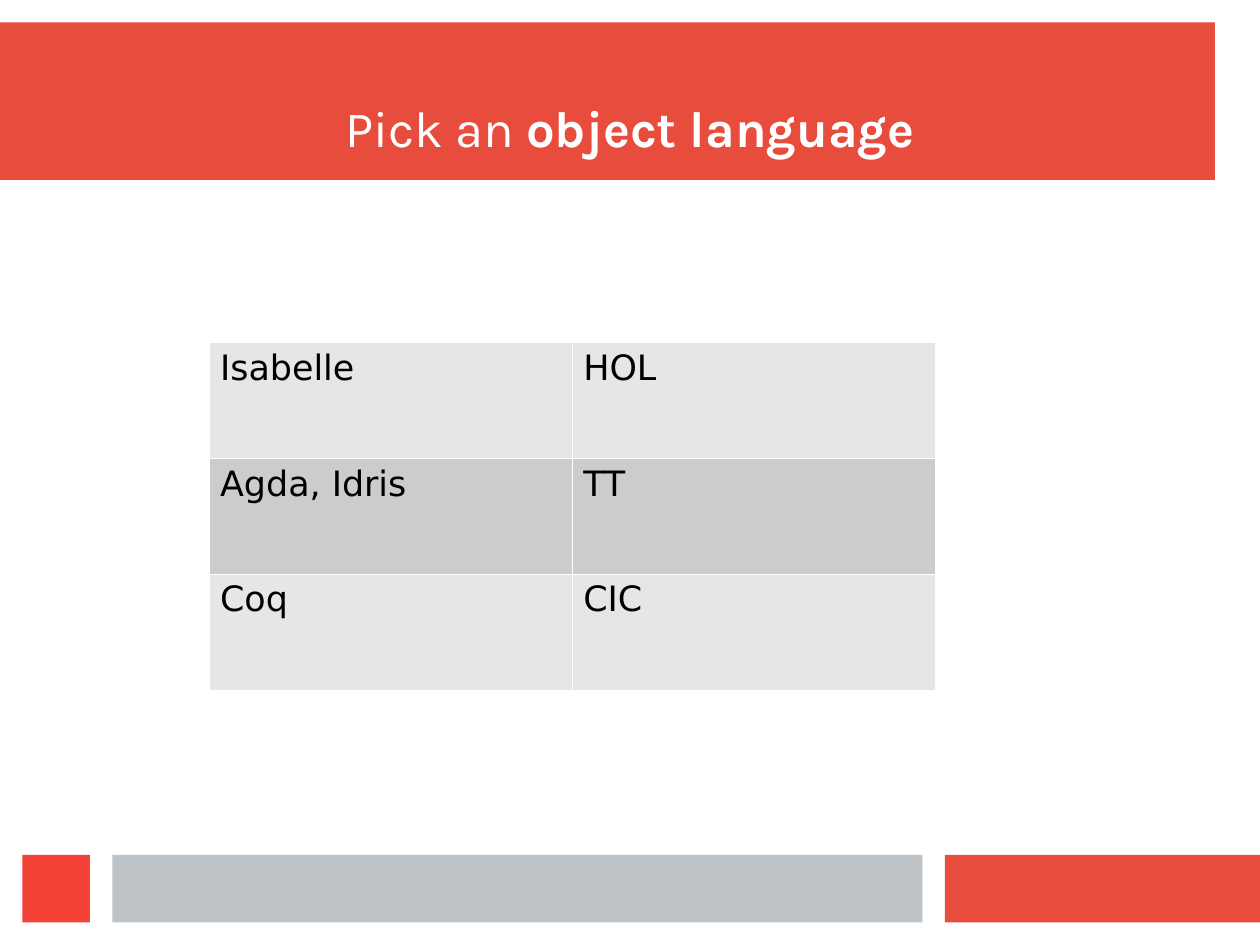
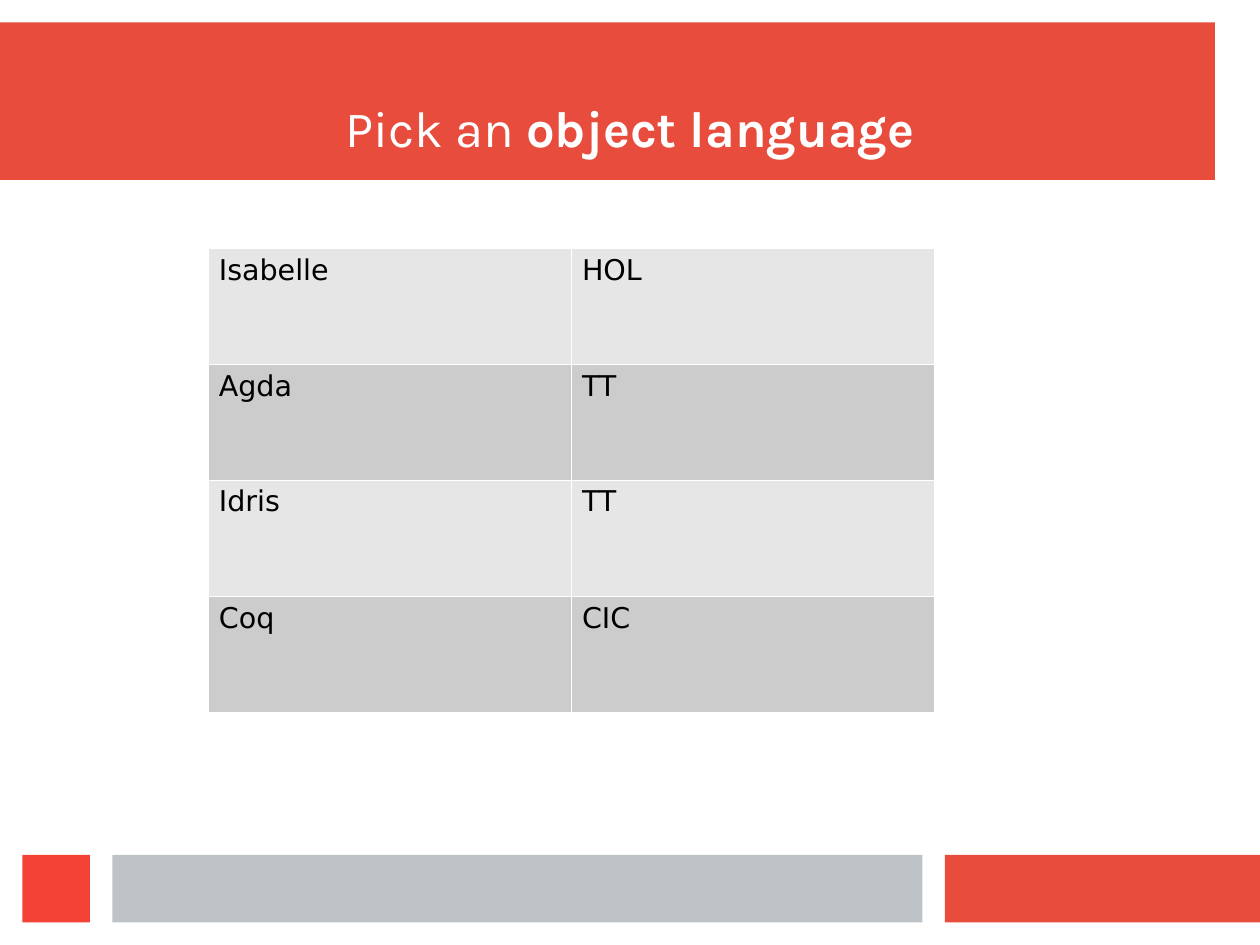
Before and after one commit to wilbowma/cur, a slide deck: slide 11 of hope-2016/slides.odp. Drawn at 1260x945 pixels with LibreOffice and Linux fonts; fonts in the diff are those of the drawing. Boxes give left, top, right and bottom in pixels: in the first picture for what was removed or moved away, otherwise in the second. Text is boxed around its words. In the diff, an @@ line names an element or a change of style, - is before the commit and + after.

Commit message:
Tweaked object language table

```diff
--- a/hope-2016/slides.odp
+++ b/hope-2016/slides.odp
@@ table at (x1=208, y1=248, x2=935, y2=712) @@
-row 2: Agda, Idris | TT
+row 2: Agda | TT
+row 3: Idris | TT
@@ table resized from (x1=209, y1=342, x2=936, y2=689) to (x1=208, y1=248, x2=935, y2=712) @@
```
